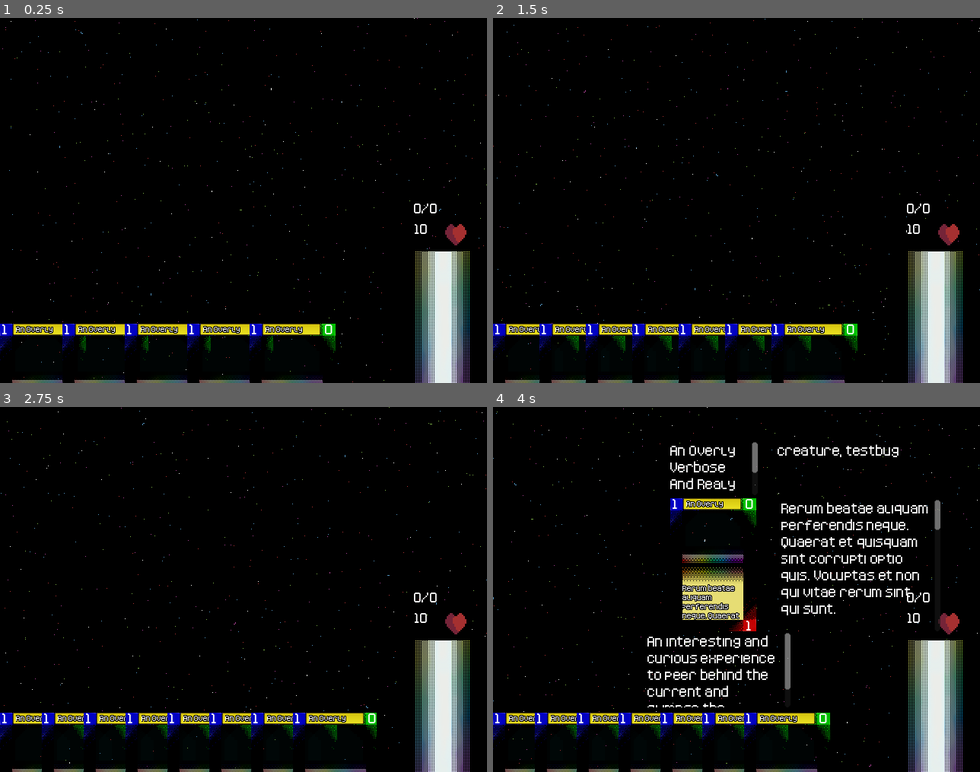
Above: before the commit, frames 1-4 (two rows, left to right).
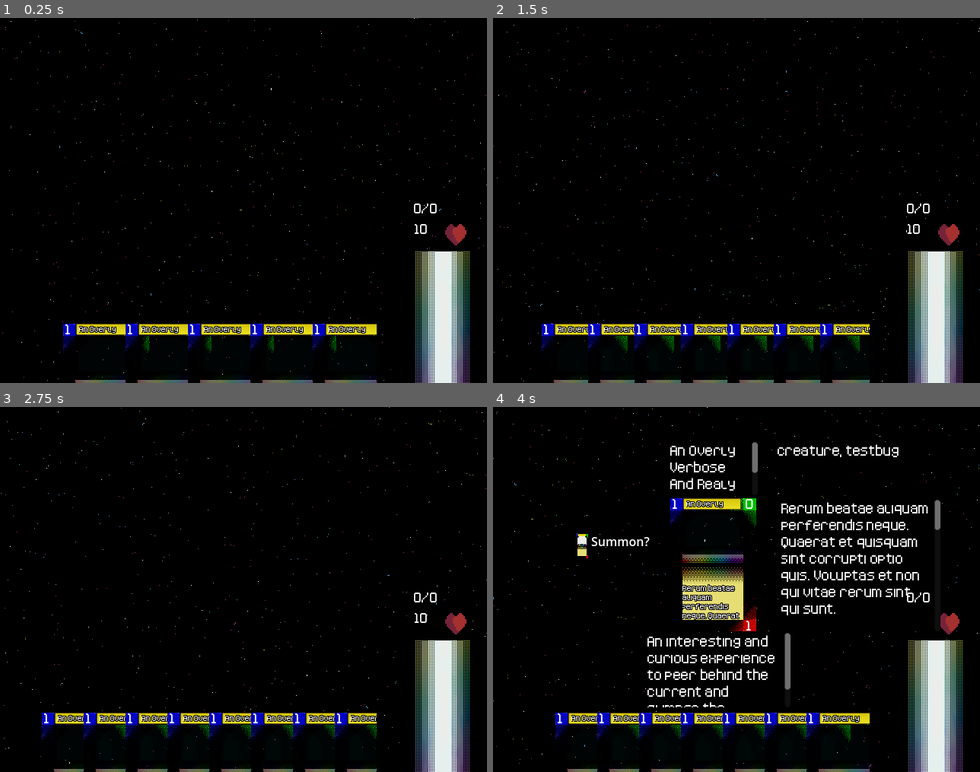
Above: after the commit, the same moments.

Repository: ColbySchexnayder/mana-stream
Game: Godot game, scene res://Scenes/Duel.tscn
Same seed, same stepped clock (60 frames per second), same inputs: the game is played once before the commit and once after it. The project has no main scene, so this scene is started directly.
Inputs (mouse positions are in pixels of both pictures, inside the frame that each line leads up to):
- Up to frame 1 (0.25 s): no input
- Up to frame 2 (1.5 s): click (936, 317) at 0.5 s; click (936, 317) at 1.25 s
- Up to frame 3 (2.75 s): click (443, 706) at 2 s
- Up to frame 4 (4 s): move the mouse to (536, 742) at 2.77 s; press the mouse at (536, 742) at 2.78 s; release the mouse at (536, 742) at 3.5 s; click (609, 549) at 3.5 s, where only the run after the commit has a clickable "Summon?"

The runs differ from the first frame. In frame 1, 2.4% of the frame differs, in the area x 0-78%, y 83-100%; in frame 2, 2.9%; in frame 3, 0.7%; in frame 4, 3.7%, in the area x 0-92%, y 9-100%.

Commit message:
Player1 now has a working hand, mana, and summonin
TODO:
1. Attacking
2. Player2's Field
3. Turn System
4. The rest of the game

Diff:
--- a/Cards/Card.gd
+++ b/Cards/Card.gd
@@ -44,6 +44,7 @@
 @onready var lore_text: RichTextLabel = $InspectView/LoreText
 @onready var tag_text: RichTextLabel = $InspectView/TagText
 
+@onready var summon_button: TextureButton = $InspectView/SummonButton
 
 const CARD = preload("res://Cards/Card.tscn")
 static func constructor():
@@ -84,6 +85,8 @@
 	lore_text.text = cardLore
 	tag_text.text = tags[0] + ", " + tags[1]
 
+	summon_button.hide()
+
 	GmManager.connect("_card_exhaust", exhaust)
 	GmManager.connect("_card_activate", action)
 
@@ -109,3 +112,7 @@
 		elif currentPosition == position.IN_MANA:
 			GmManager.emit_signal("_card_exhaust", self)
 			exhausted = true
+
+
+func _on_summon_button_pressed() -> void:
+	GmManager.emit_signal("_card_summon", self)
--- a/Cards/Card.tscn
+++ b/Cards/Card.tscn
@@ -1,10 +1,12 @@
-[gd_scene load_steps=6 format=3 uid="uid://cy6xfsj2qbdjs"]
+[gd_scene load_steps=8 format=3 uid="uid://cy6xfsj2qbdjs"]
 
 [ext_resource type="Script" path="res://Cards/Card.gd" id="1_hmu5p"]
 [ext_resource type="Texture2D" uid="uid://c3ksc7vhpejbr" path="res://Cards/manastreamFrontCorrectResDraft.png" id="1_kwd8c"]
 [ext_resource type="FontFile" uid="uid://bquqir84qilxq" path="res://Fonts/Kenney Pixel.ttf" id="2_6gjtp"]
 [ext_resource type="Texture2D" uid="uid://cg55dg77mwxkh" path="res://Cards/manastreambackrainbowCorrectRes.png" id="2_8rs7r"]
 [ext_resource type="Theme" uid="uid://d2ypb0vgb31t6" path="res://Cards/CardFontDefaultTheme.tres" id="3_gx64q"]
+[ext_resource type="StyleBox" uid="uid://cg5rh6mn7nl38" path="res://Cards/InspectViewStyleBox.tres" id="6_n0a8q"]
+[ext_resource type="Texture2D" uid="uid://b7nwbk5jorkbu" path="res://Art/summonButton.png" id="6_rhvt5"]
 
 [node name="Card" type="Control"]
 layout_mode = 3
@@ -112,6 +114,7 @@
 offset_right = 115.0
 offset_bottom = 40.0
 theme = ExtResource("3_gx64q")
+theme_override_styles/normal = ExtResource("6_n0a8q")
 text = "An Overly Verbose and long winded test name"
 
 [node name="ExpandedDescription" type="RichTextLabel" parent="InspectView"]
@@ -121,6 +124,7 @@
 offset_right = 355.0
 offset_bottom = 219.0
 theme = ExtResource("3_gx64q")
+theme_override_styles/normal = ExtResource("6_n0a8q")
 text = "An Overly Verbose and long winded test name"
 
 [node name="LoreText" type="RichTextLabel" parent="InspectView"]
@@ -130,6 +134,7 @@
 offset_right = 158.0
 offset_bottom = 319.0
 theme = ExtResource("3_gx64q")
+theme_override_styles/normal = ExtResource("6_n0a8q")
 text = "An Overly Verbose and long winded test name"
 
 [node name="TagText" type="RichTextLabel" parent="InspectView"]
@@ -139,7 +144,27 @@
 offset_right = 338.0
 offset_bottom = 10.0
 theme = ExtResource("3_gx64q")
+theme_override_styles/normal = ExtResource("6_n0a8q")
 text = "List of tagged values"
+
+[node name="SummonButton" type="TextureButton" parent="InspectView"]
+visible = false
+layout_mode = 0
+offset_left = -124.0
+offset_top = 91.0
+offset_right = -35.0
+offset_bottom = 131.0
+texture_normal = ExtResource("6_rhvt5")
+
+[node name="ButtonText" type="RichTextLabel" parent="InspectView/SummonButton"]
+layout_mode = 0
+offset_left = 20.0
+offset_top = -2.0
+offset_right = 120.0
+offset_bottom = 38.0
+mouse_filter = 1
+text = "Summon?"
 
 [connection signal="gui_input" from="." to="." method="_on_gui_input"]
 [connection signal="mouse_entered" from="." to="." method="_on_mouse_entered"]
+[connection signal="pressed" from="InspectView/SummonButton" to="." method="_on_summon_button_pressed"]
--- /dev/null
+++ b/Cards/InspectViewStyleBox.tres
@@ -0,0 +1,4 @@
+[gd_resource type="StyleBoxFlat" format=3 uid="uid://cg5rh6mn7nl38"]
+
+[resource]
+bg_color = Color(0, 0, 0, 1)
--- a/Scenes/Duel.tscn
+++ b/Scenes/Duel.tscn
@@ -64,20 +64,24 @@
 grow_vertical = 0
 
 [node name="P1SummonZone" type="HBoxContainer" parent="Control/Player1Zone"]
+clip_contents = true
 layout_mode = 2
 size_flags_vertical = 3
+alignment = 1
 
 [node name="P1ManaZone" type="HBoxContainer" parent="Control/Player1Zone"]
 clip_contents = true
 layout_mode = 2
 size_flags_vertical = 3
 theme_override_constants/separation = 120
+alignment = 1
 
 [node name="P1Hand" type="HBoxContainer" parent="Control/Player1Zone"]
 clip_contents = true
 layout_mode = 2
 size_flags_vertical = 3
 theme_override_constants/separation = 120
+alignment = 1
 
 [node name="P1Deck" type="TextureButton" parent="Control"]
 layout_mode = 0
--- a/Scenes/duel.gd
+++ b/Scenes/duel.gd
@@ -40,6 +40,7 @@
 	GmManager.connect("_card_select", card_select)
 	GmManager.connect("_card_to_mana", card_to_mana)
 	GmManager.connect("_card_exhaust", card_exhaust)
+	GmManager.connect("_card_summon", card_summon)
 
 
 # Called every frame. 'delta' is the elapsed time since the previous frame.
@@ -60,6 +61,7 @@
 	player1mana.push_front(card)
 	player1hand.erase(card)
 	card.reparent(p_1_mana_zone)
+	card.inspect_view.visible = false
 
 
 	totalMana += 1
@@ -72,8 +74,11 @@
 		card.card_front.visible = true
 		card.card_back.scale.x = 1
 		card.card_back.scale.y = 1
+		if card.currentPosition == card.position.IN_HAND:
+			card.summon_button.visible = true
 	elif inspection_area.get_child(0) == card:
 		card.inspect_view.visible = false
+		card.summon_button.visible = false
 		match (card.currentPosition):
 			card.position.IN_HAND:
 				card.reparent(p_1_hand)
@@ -85,8 +90,22 @@
 				if card.exhausted:
 					card.card_back.scale.x = .5
 					card.card_back.scale.y = .5
+			card.position.IN_SUMMON:
+				card.reparent(p_1_summon_zone)
 
 
+
+func card_summon(card):
+	if card.currentPosition != card.position.IN_HAND:
+		return
+	if card.cost <= availableMana:
+		availableMana -= card.cost
+		player1summon.push_front(card)
+		player1hand.erase(card)
+		card.reparent(p_1_summon_zone)
+		card.currentPosition  = card.position.IN_SUMMON
+		card.summon_button.visible = false
+		card.inspect_view.visible = false
 
 func card_exhaust(card):
 	if card.exhausted:
--- a/Scripts/GMManager.gd
+++ b/Scripts/GMManager.gd
@@ -9,3 +9,4 @@
 signal _card_exhaust(card)
 signal _card_activate(card)
 signal _card_refresh(card)
+signal _card_summon(card)
Binary file added: Art/castButton.png
Not shown, added: Art/castButton.png.import
Binary file added: Art/summonButton.png
Not shown, added: Art/summonButton.png.import
